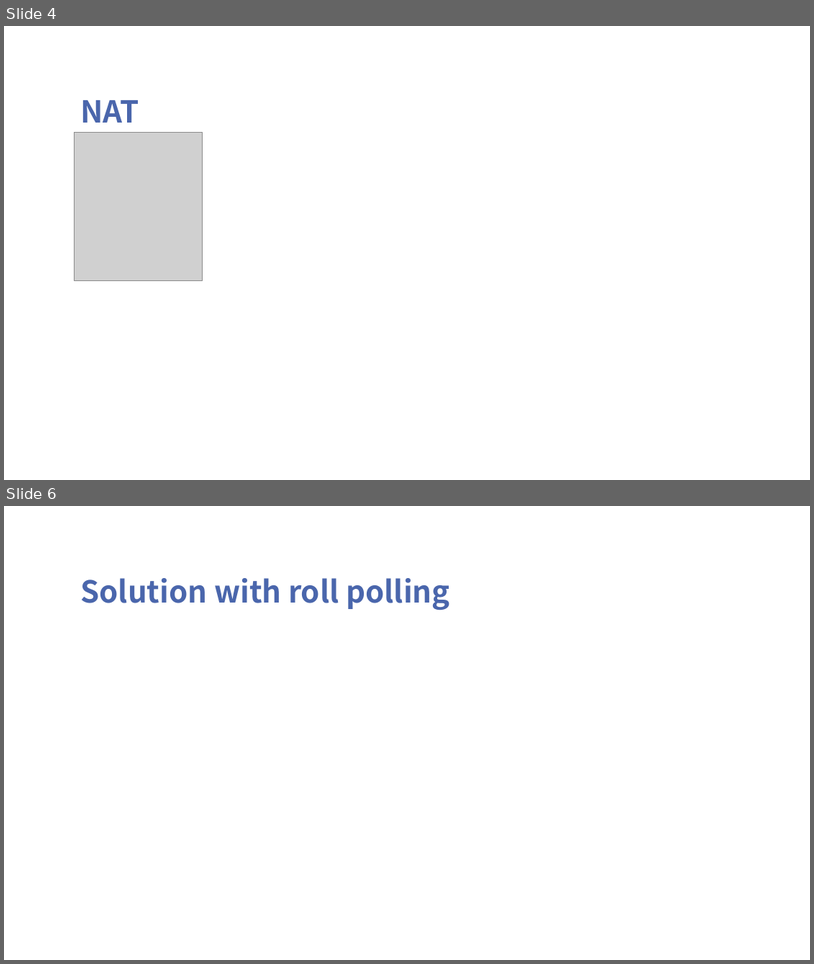
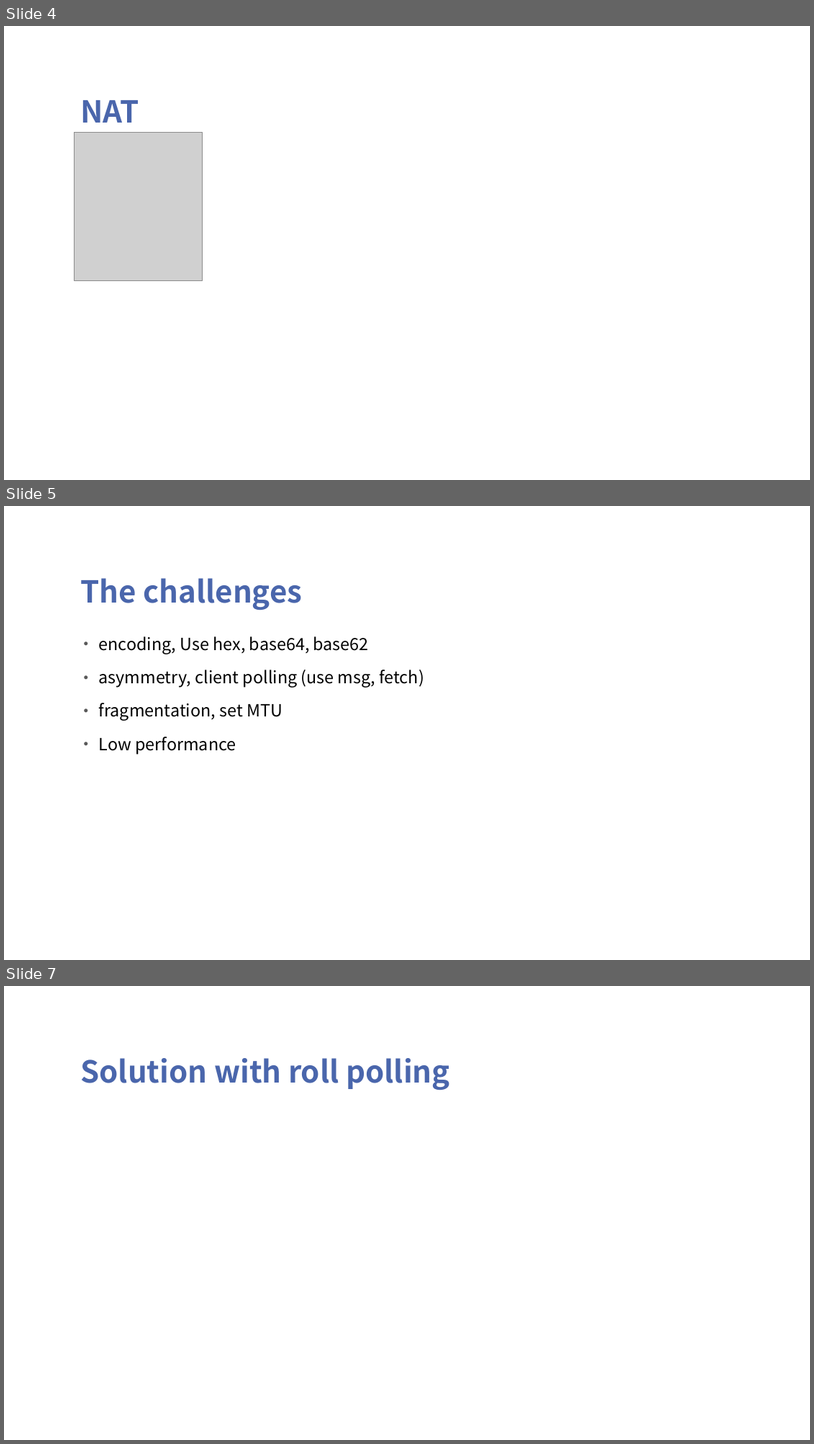
Before and after one commit to Tonny-Gu/cs305_dns, a slide deck: doc/pre-ppt.pptx. Shown one above the other, each under a label of ours: slides 4 and 6 before the commit, slides 4, 5 and 7 after it; the slides between them are not shown. The pictures are 814x964 and 814x1444 pixels, drawn with LibreOffice and Linux fonts; fonts in the diff are those of the drawing; grey boxes stand for pictures; background and template pictures are left out. Boxes give left, top, right and bottom in pixels: in the first picture for what was removed or moved away, otherwise in the second. Text is boxed around its words. In the diff, an @@ line names an element or a change of style, - is before the commit and + after.

```diff
--- a/doc/pre-ppt.pptx
+++ b/doc/pre-ppt.pptx
@@ slide 5 added at [4, 506, 810, 960], background picture (left out) @@
@@ title added at [80, 578, 302, 610], 36 pt, text #4A66AC, bold @@
+The challenges
@@ text added at [99, 636, 424, 754], 20 pt, text #000000 @@
+• encoding, Use hex, base64, base62
+• asymmetry, client polling (use msg, fetch)
+• fragmentation, set MTU
+• Low performance
@@ what was slide 6 is now slide 7 @@
```
Also in this commit, not shown: 1 slide changed, 1 other slide added, 1 other file.
